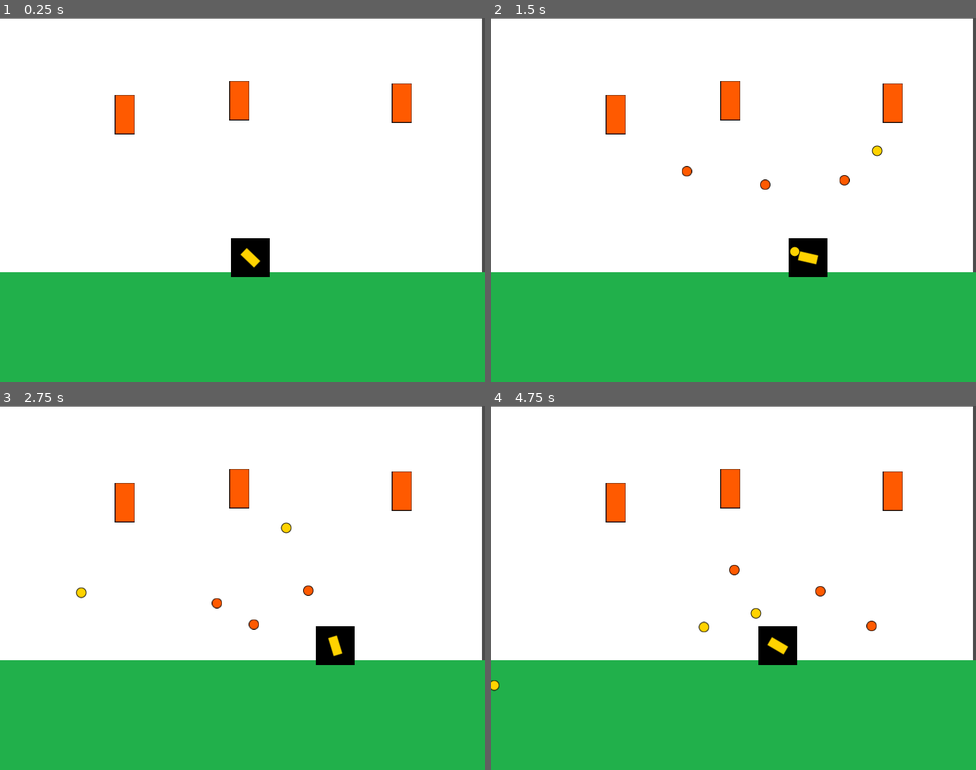
Above: before the commit, frames 1-4 (two rows, left to right).
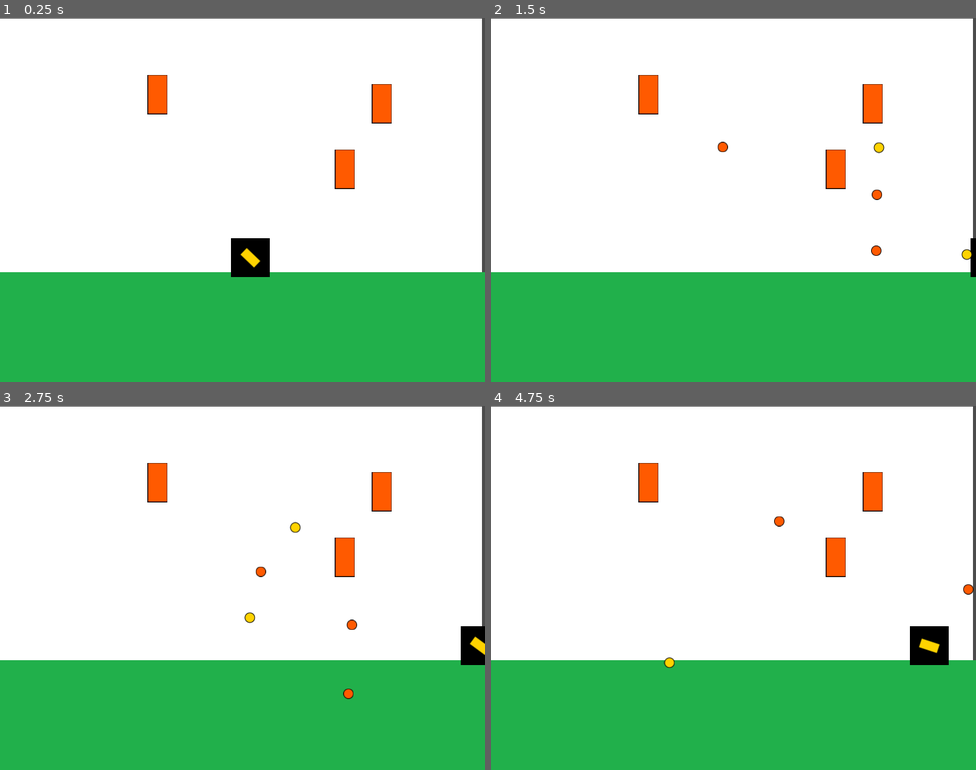
Above: after the commit, the same moments.

Repository: Dova81/entregas-ipv-Calvento-Tobias
Game: Godot game, scene res://Main.tscn
The game is run twice, just before and just after one commit, with the same random seed, the same clock (stepped at 60 frames per second) and the same inputs.
Inputs (mouse positions are in pixels of both pictures, inside the frame that each line leads up to):
- Up to frame 1 (0.25 s): no input
- Up to frame 2 (1.5 s): tap Enter at 0.5 s; move the mouse to (840, 181) at 0.52 s; hold D (move_right) 0.53-1.28 s; click (840, 181) at 0.6 s; move the mouse to (636, 218) at 1.27 s; hold A (move_left) from 1.28 s (still down); click (636, 218) at 1.35 s
- Up to frame 3 (2.75 s): move the mouse to (291, 507) at 2.02 s; release A (move_left) at 2.03 s; hold D (move_right) from 2.03 s (still down); click (291, 507) at 2.1 s
- Up to frame 4 (4.75 s): move the mouse to (709, 660) at 2.77 s; click (709, 660) at 2.85 s; move the mouse to (879, 642) at 3.52 s; release D (move_right) at 3.53 s; hold A (move_left) from 3.53 s (still down); click (879, 642) at 3.6 s; move the mouse to (588, 533) at 4.27 s; click (588, 533) at 4.35 s

The runs differ from the first frame. In frame 1, 2.7% of the frame differs, in the area x 23-85%, y 15-47%; in frame 2, 4.0%; in frame 3, 4.6%; in frame 4, 4.9%, in the area x 0-100%, y 15-79%.

Commit message:
Added rmuv and added factory of turrets

Diff:
--- a/entrega-2-Calvento-Tobias/Main.gd
+++ b/entrega-2-Calvento-Tobias/Main.gd
@@ -2,7 +2,6 @@
 
 
 func _ready():
+	randomize()
 	$Player.set_projectile_container(self)
-	$Turret.set_initial_values(self,$Player)
-	$Turret2.set_initial_values(self,$Player)
-	$Turret3.set_initial_values(self,$Player)
+	$TurretFactory.create($Player,3)
--- a/entrega-2-Calvento-Tobias/Main.tscn
+++ b/entrega-2-Calvento-Tobias/Main.tscn
@@ -1,10 +1,23 @@
-[gd_scene load_steps=6 format=2]
+[gd_scene load_steps=7 format=2]
 
 [ext_resource path="res://entities/player/Player.tscn" type="PackedScene" id=1]
 [ext_resource path="res://assets/textures/background.png" type="Texture" id=2]
 [ext_resource path="res://assets/textures/floor.png" type="Texture" id=3]
 [ext_resource path="res://Main.gd" type="Script" id=4]
 [ext_resource path="res://entities/enemies/Turret.tscn" type="PackedScene" id=5]
+
+[sub_resource type="GDScript" id=1]
+script/source = "extends Node
+
+
+export (PackedScene) var turret:PackedScene
+
+func create(player, quantity):
+	for n in quantity:
+		var turretT = turret.instance()
+		self.add_child(turretT)
+		turretT.set_initial_values(self,player)
+"
 
 [node name="Main" type="Node"]
 script = ExtResource( 4 )
@@ -35,11 +48,6 @@
 [node name="Player" parent="." instance=ExtResource( 1 )]
 position = Vector2( 413.003, 395.272 )
 
-[node name="Turret" parent="." instance=ExtResource( 5 )]
-position = Vector2( 206, 159 )
-
-[node name="Turret2" parent="." instance=ExtResource( 5 )]
-position = Vector2( 395, 136 )
-
-[node name="Turret3" parent="." instance=ExtResource( 5 )]
-position = Vector2( 663, 140 )
+[node name="TurretFactory" type="Node" parent="."]
+script = SubResource( 1 )
+turret = ExtResource( 5 )
--- /dev/null
+++ b/entrega-2-Calvento-Tobias/TurretFactory.gd
@@ -0,0 +1,10 @@
+extends Node
+
+
+export (PackedScene) var turret:PackedScene
+
+func create(player, quantity):
+	for n in quantity:
+		var turretT = turret.instance()
+		self.add_child(turretT)
+		turretT.set_initial_values(self,player)
--- a/entrega-2-Calvento-Tobias/entities/enemies/Turret.gd
+++ b/entrega-2-Calvento-Tobias/entities/enemies/Turret.gd
@@ -9,6 +9,8 @@
 
 func set_initial_values(container,player):
 	projectile_container = container
+	position.x = randi() % 800 + 1
+	position.y = randi() % int(player.position.y)-50
 	self.player = player
 	$Timer.start()
 
--- a/entrega-2-Calvento-Tobias/entities/player/Player.gd
+++ b/entrega-2-Calvento-Tobias/entities/player/Player.gd
@@ -5,12 +5,25 @@
 
 var projectile_container:Node
 
+export (float) var ACCELERATION:float = 30.0
+export (float) var H_SPEED_LIMIT: float = 400.0
+export (float) var FRICTION_WEIGHT:float = 0.05
+
+var velocity:Vector2 = Vector2.ZERO
+
 func set_projectile_container(container:Node):
 	cannon.projectile_container = container
 	projectile_container = container
 
 func _physics_process(delta):
 	var direction_optimized:int = int(Input.is_action_pressed("move_right")) - int(Input.is_action_pressed("move_left"))
+
+	if direction_optimized != 0:
+		velocity.x = clamp(velocity.x + (direction_optimized * ACCELERATION ), -H_SPEED_LIMIT, H_SPEED_LIMIT)
+	else:
+		velocity.x = lerp(velocity.x, 0 , FRICTION_WEIGHT) if abs(velocity.x) > 1 else 0
+
+	position.x += velocity.x * delta
 
 	var mouse_position:Vector2 = get_global_mouse_position()
 #	var origen:Vector2 = global_position
